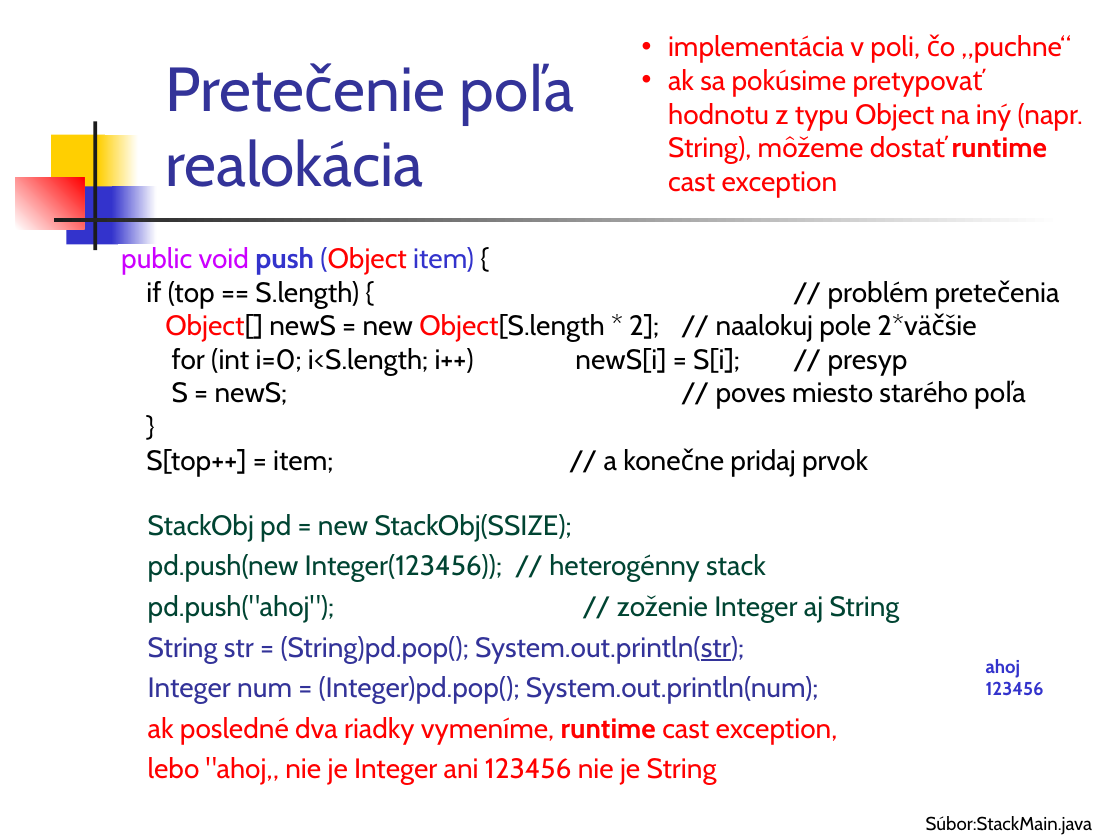
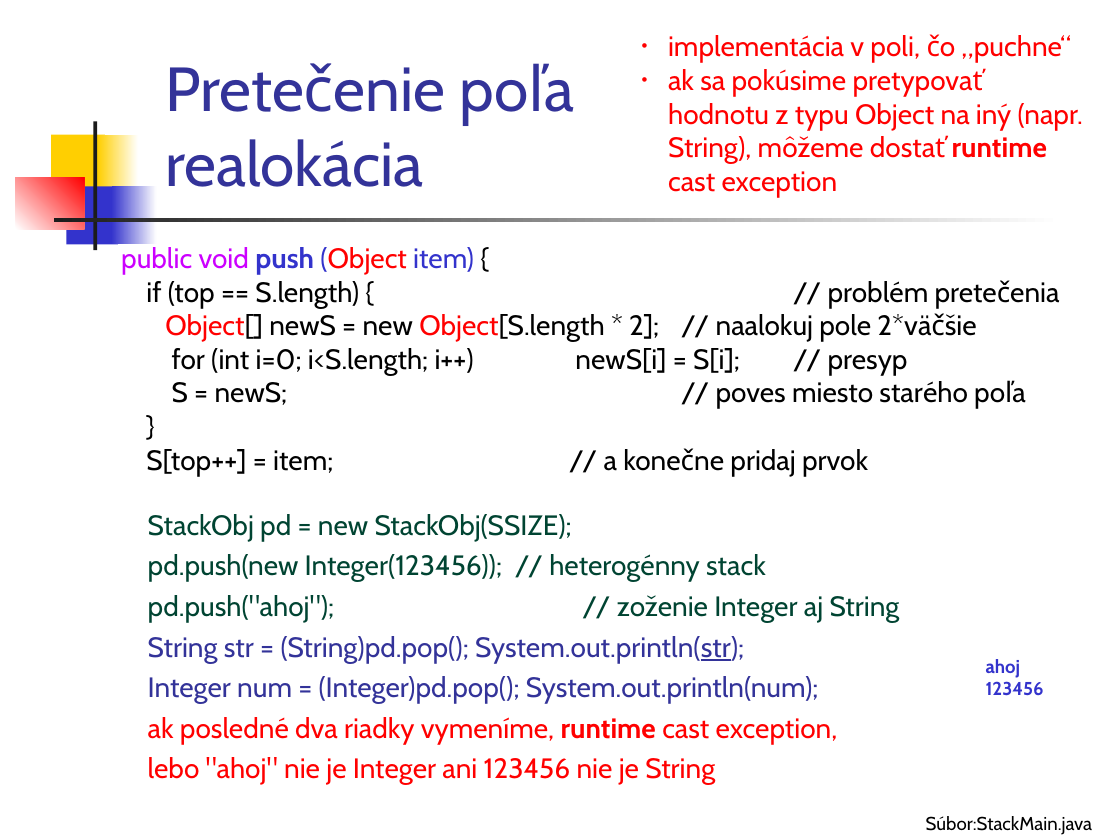
Before and after one commit to Programovanie4/Prednasky, a slide deck: slide 15 of 05/05_java.ppt (slide 11 before the commit). Drawn at 1120x840 pixels with LibreOffice and Linux fonts; fonts in the diff are those of the drawing. Boxes give left, top, right and bottom in pixels: in the first picture for what was removed or moved away, otherwise in the second. Text is boxed around its words. In the diff, an @@ line names an element or a change of style, - is before the commit and + after.

```diff
--- a/05/05_java.ppt
+++ b/05/05_java.ppt
@@ text at <box>148,757,715,785</box>: text changed @@
-lebo "ahoj„ nie je Integer ani 123456 nie je String
+lebo "ahoj" nie je Integer ani 123456 nie je String
```
Also in this commit, not shown: 6 other slides changed, 4 slides added, 3 other files.
